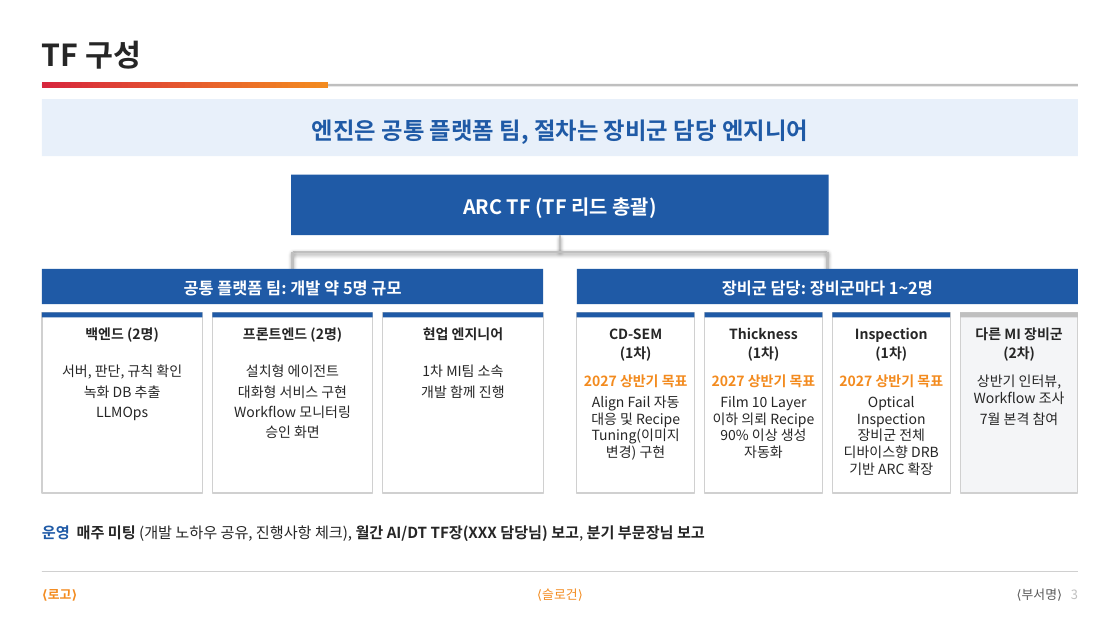
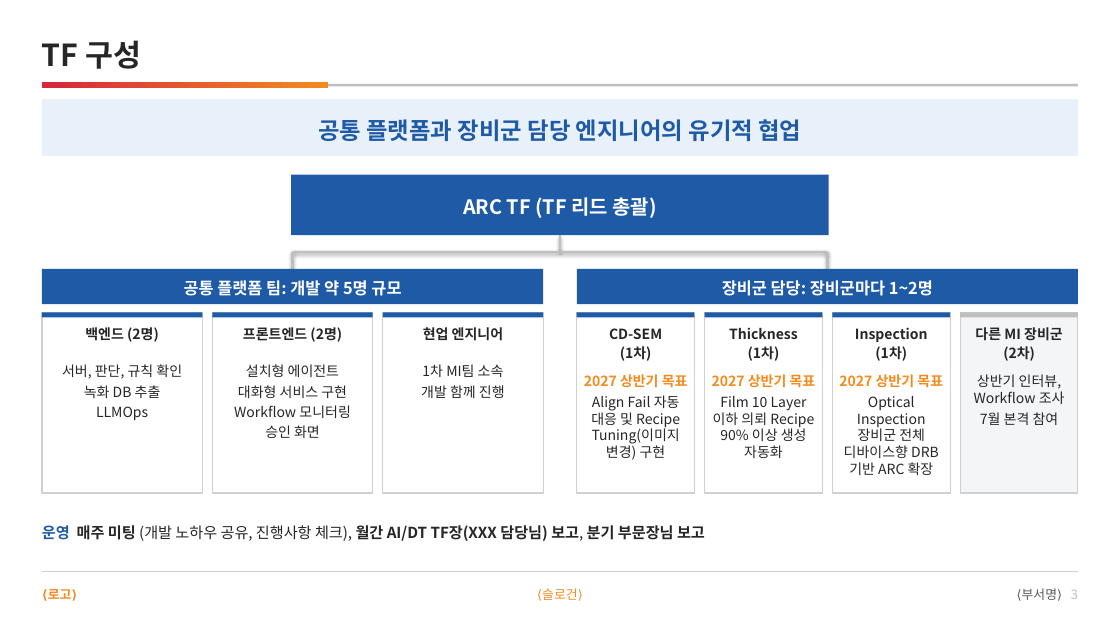
Before and after one commit to DarrenKoi/pm_notes, a slide deck: slide 3 of my-task/arc-tf/deliverables/arc-tf-team-full.pptx. Drawn at 1120x630 pixels with LibreOffice and Linux fonts; fonts in the diff are those of the drawing. Boxes give left, top, right and bottom in pixels: in the first picture for what was removed or moved away, otherwise in the second. Text is boxed around its words. In the diff, an @@ line names an element or a change of style, - is before the commit and + after.

```diff
--- a/my-task/arc-tf/deliverables/arc-tf-team-full.pptx
+++ b/my-task/arc-tf/deliverables/arc-tf-team-full.pptx
@@ text at [318, 119, 801, 141]: text changed @@
-엔진은 공통 플랫폼 팀, 절차는 장비군 담당 엔지니어
+공통 플랫폼과 장비군 담당 엔지니어의 유기적 협업
```
Also in this commit, not shown: 1 other slide changed, 1 other file.
